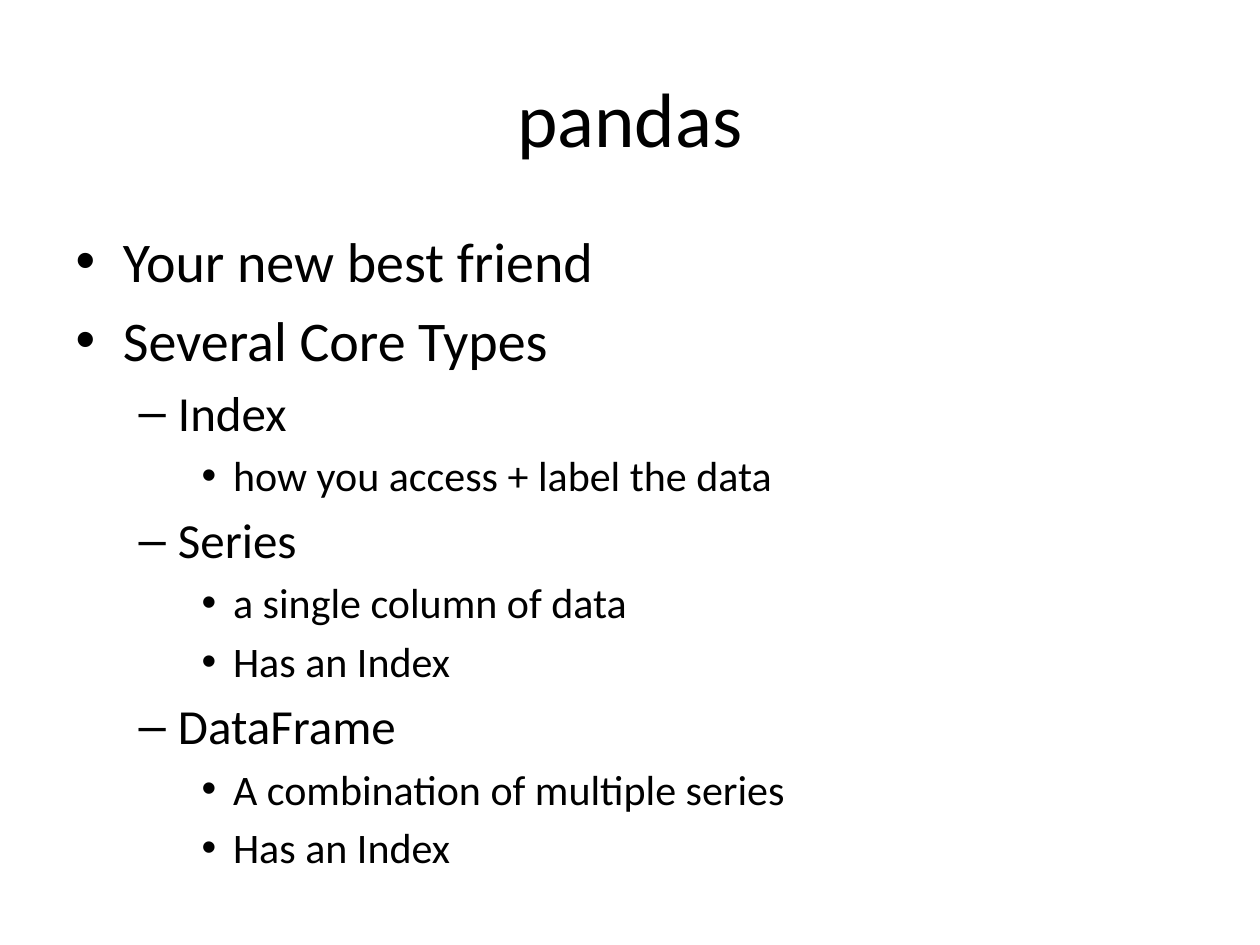
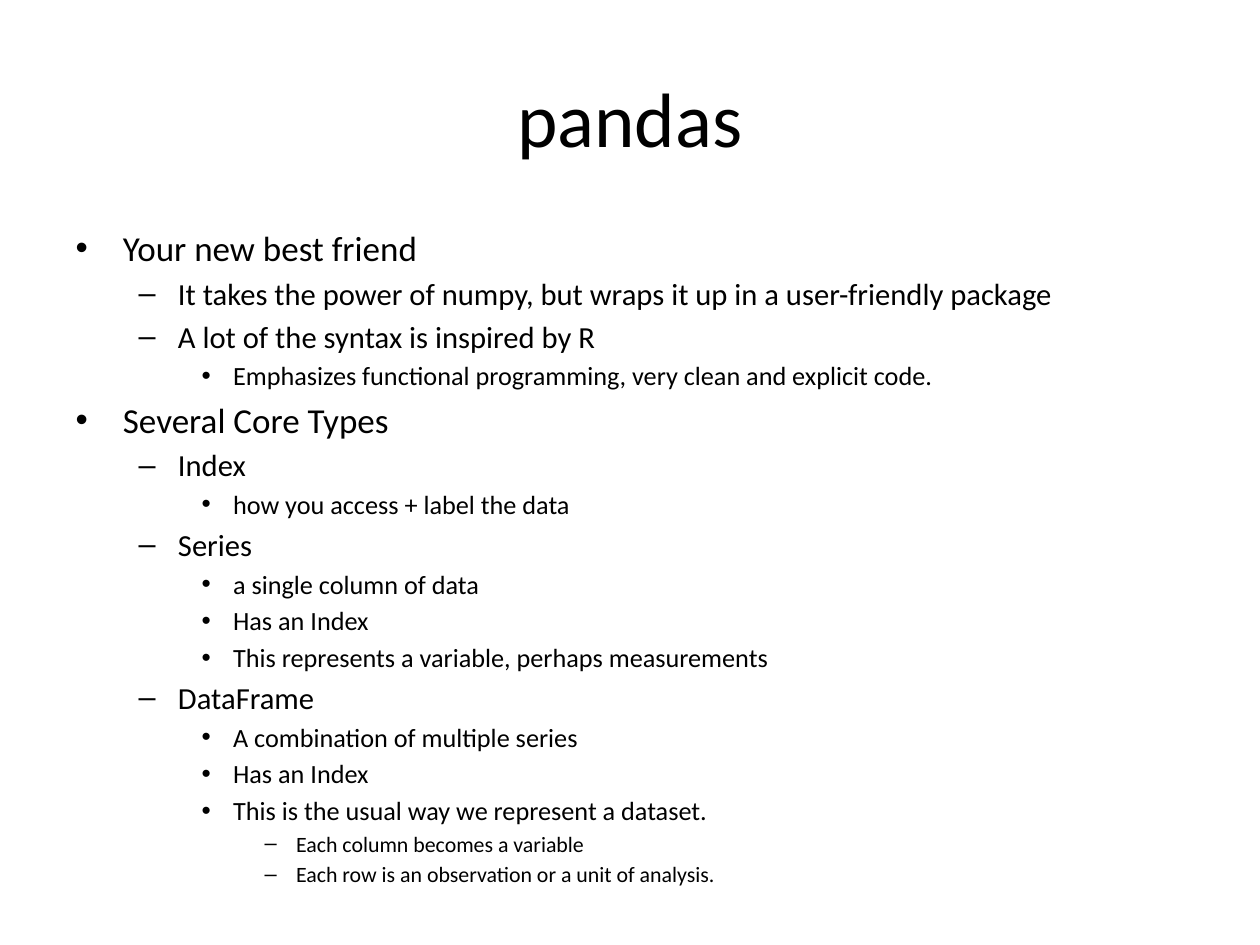
Before and after one commit to zengm71/Course-Overview, a slide deck: slide 2 of week_11/11.1 Introducing Pandas.pptx. Drawn at 1260x945 pixels with LibreOffice and Linux fonts; fonts in the diff are those of the drawing. Boxes give left, top, right and bottom in pixels: in the first picture for what was removed or moved away, otherwise in the second. Text is boxed around its words. In the diff, an @@ line names an element or a change of style, - is before the commit and + after.

```diff
--- a/week_11/11.1 Introducing Pandas.pptx
+++ b/week_11/11.1 Introducing Pandas.pptx
@@ text at [123,236,578,784]: size 32 to 20 pt in "Your new best friend", "Several Core Types"; size 28 to 17.5 pt in "Index", "Series", "DataFrame"; size 24 to 15 pt in "how you access + label the data", "a single column of data", "Has an Index", "A combination of multiple series" and 1 more places; less space between paragraphs @@
@@ text at [178,283,1051,390]: paragraphs added @@
+  – It takes the power of numpy, but wraps it up in a user-friendly package
+  – A lot of the syntax is inspired by R
+    • Emphasizes functional programming, very clean and explicit code.
@@ text at [233,648,768,672]: paragraph added @@
+    • This represents a variable, perhaps measurements
@@ text at [233,801,715,886]: paragraphs added @@
+    • This is the usual way we represent a dataset.
+      – Each column becomes a variable
+      – Each row is an observation or a unit of analysis.
```
Also in this commit, not shown: 12 other files.
